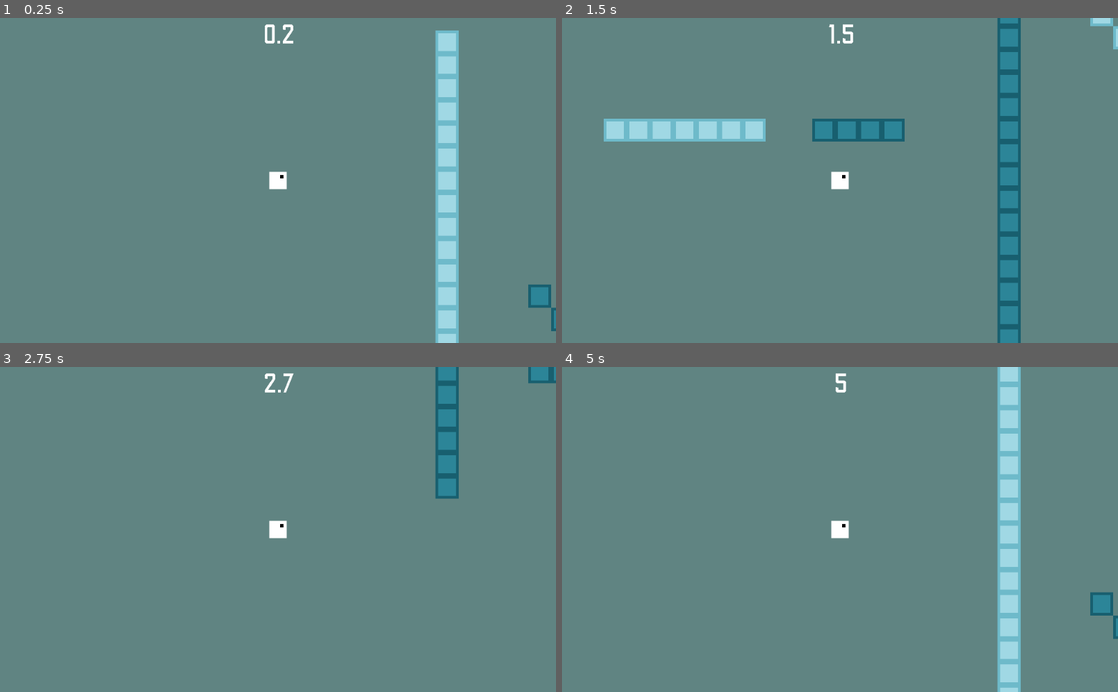
Above: before the commit, frames 1-4 (two rows, left to right).
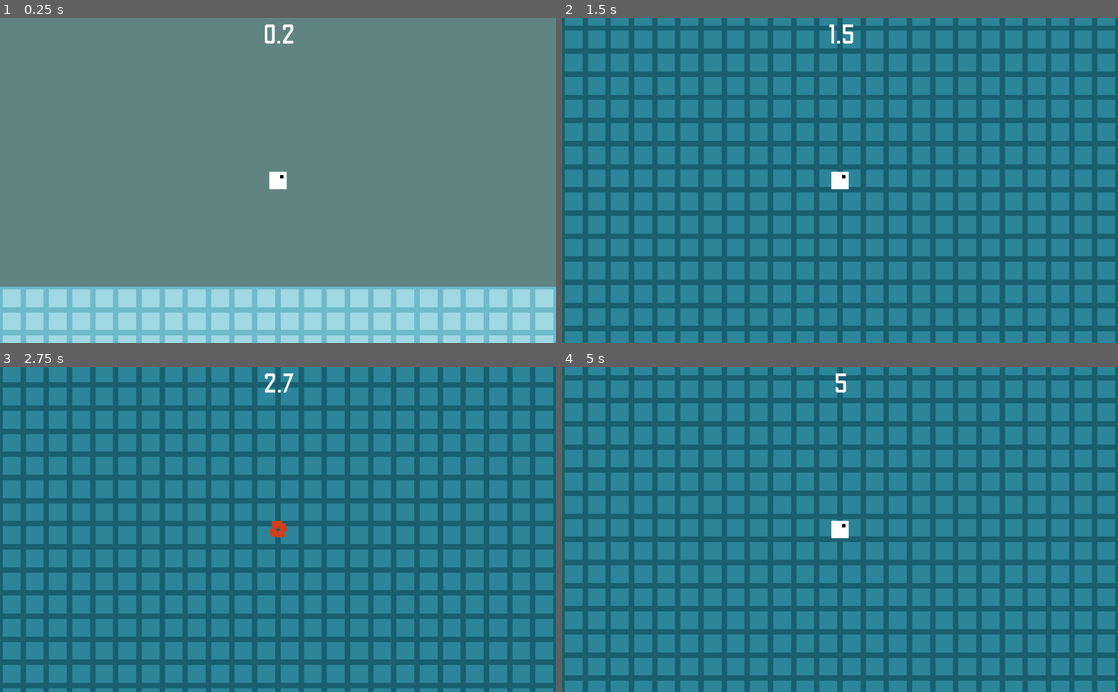
Above: after the commit, the same moments.

Repository: jonot-cyber/brackeys-game-jam-game-that-i-am-doing
Game: Godot game, scene res://Scenes/Game.tscn
The game is run twice, just before and just after one commit, with the same random seed, the same clock (stepped at 60 frames per second) and the same inputs.
Inputs (mouse positions are in pixels of both pictures, inside the frame that each line leads up to):
- Up to frame 1 (0.25 s): no input
- Up to frame 2 (1.5 s): tap Enter at 0.5 s; move the mouse to (962, 164) at 0.52 s; click (962, 164) at 0.67 s; tap Space at 0.77 s; drag from (728, 196) to (650, 122) at 1.27 s
- Up to frame 3 (2.75 s): move the mouse to (333, 458) at 2.02 s; click (333, 458) at 2.17 s
- Up to frame 4 (5 s): drag from (812, 594) to (673, 480) at 2.77 s; move the mouse to (1006, 578) at 3.52 s; click (1006, 578) at 3.67 s; tap Space at 3.77 s; drag from (673, 480) to (756, 448) at 4.27 s

The runs differ from the first frame. In frame 1, 20% of the frame differs, in the area x 0-100%, y 3-100%; in frame 2, 96%; in frame 3, 99%; in frame 4, 100%, in the area x 0-100%, y 0-100%.

Commit message:
added saving

Diff:
--- a/Scenes/Game.tscn
+++ b/Scenes/Game.tscn
@@ -1,10 +1,11 @@
-[gd_scene load_steps=9 format=2]
+[gd_scene load_steps=11 format=2]
 
 [ext_resource path="res://Scripts/Main.gd" type="Script" id=1]
 [ext_resource path="res://Assets/TilesetDebug.png" type="Texture" id=2]
 [ext_resource path="res://Scripts/Tiles.gd" type="Script" id=3]
 [ext_resource path="res://Scenes/Objects/Player.tscn" type="PackedScene" id=4]
 [ext_resource path="res://Scenes/Objects/Checkpoint.tscn" type="PackedScene" id=5]
+[ext_resource path="res://Scripts/EndPoint.gd" type="Script" id=6]
 
 [sub_resource type="ConvexPolygonShape2D" id=1]
 points = PoolVector2Array( 16, 16, 0, 16, 0, 0, 16, 0 )
@@ -76,6 +77,9 @@
 4/shapes = [  ]
 4/z_index = 0
 
+[sub_resource type="RectangleShape2D" id=4]
+extents = Vector2( 603.246, 2045.04 )
+
 [node name="Node2D" type="Node2D"]
 position = Vector2( -2835.87, -86.4019 )
 script = ExtResource( 1 )
@@ -92,7 +96,6 @@
 [node name="Player" parent="." instance=ExtResource( 4 )]
 
 [node name="Spawn" type="Position2D" parent="."]
-position = Vector2( 30745.8, -1525.95 )
 
 [node name="Checkpoint" parent="." instance=ExtResource( 5 )]
 position = Vector2( 9151, 40 )
@@ -115,9 +118,17 @@
 [node name="Checkpoint4" parent="." instance=ExtResource( 5 )]
 position = Vector2( 29693.9, -586.558 )
 color = Color( 0.54902, 0.47451, 0.34902, 1 )
+
+[node name="EndPoint" type="Area2D" parent="."]
+position = Vector2( 36447.8, 668.562 )
+script = ExtResource( 6 )
+
+[node name="CollisionShape2D" type="CollisionShape2D" parent="EndPoint"]
+shape = SubResource( 4 )
 [connection signal="reset" from="Player" to="TileMap" method="update_tiles"]
 [connection signal="switch" from="Player" to="TileMap" method="update_tiles"]
 [connection signal="switch" from="Player" to="." method="_on_Player_switch"]
+[connection signal="body_entered" from="EndPoint" to="EndPoint" method="_on_EndPoint_body_entered"]
 
 [editable path="Checkpoint"]
 
--- /dev/null
+++ b/Scripts/EndPoint.gd
@@ -0,0 +1,20 @@
+extends Area2D
+
+func _ready():
+	get_node('../Player/Time/Second')
+
+func _on_EndPoint_body_entered(body):
+	if body.name == "Player":
+		var timer = get_node('../Player/Time/Second')
+		timer.one_shot = true
+		if OS.get_name() == "HTML5":
+			JavaScript.eval('alert("if you would like to save your score, download the game")')
+		else:
+			var save_game = File.new()
+			var record = int(save_game.get_as_text())
+			save_game.open("user://savegame.save",File.READ_WRITE)
+			if int(timer.get_parent().text) < record:
+				save_game.store_line(timer.get_parent().text)
+				save_game.close()
+			else:
+				print("slower")
--- a/project.godot
+++ b/project.godot
@@ -23,6 +23,10 @@
 
 gdscript/completion/autocomplete_setters_and_getters=true
 
+[display]
+
+window/size/resizable=false
+
 [rendering]
 
 quality/driver/driver_name="GLES2"
Binary file changed: Holes.png
Not shown, added: export_presets.cfg
Not shown, changed: Holes.wasm
